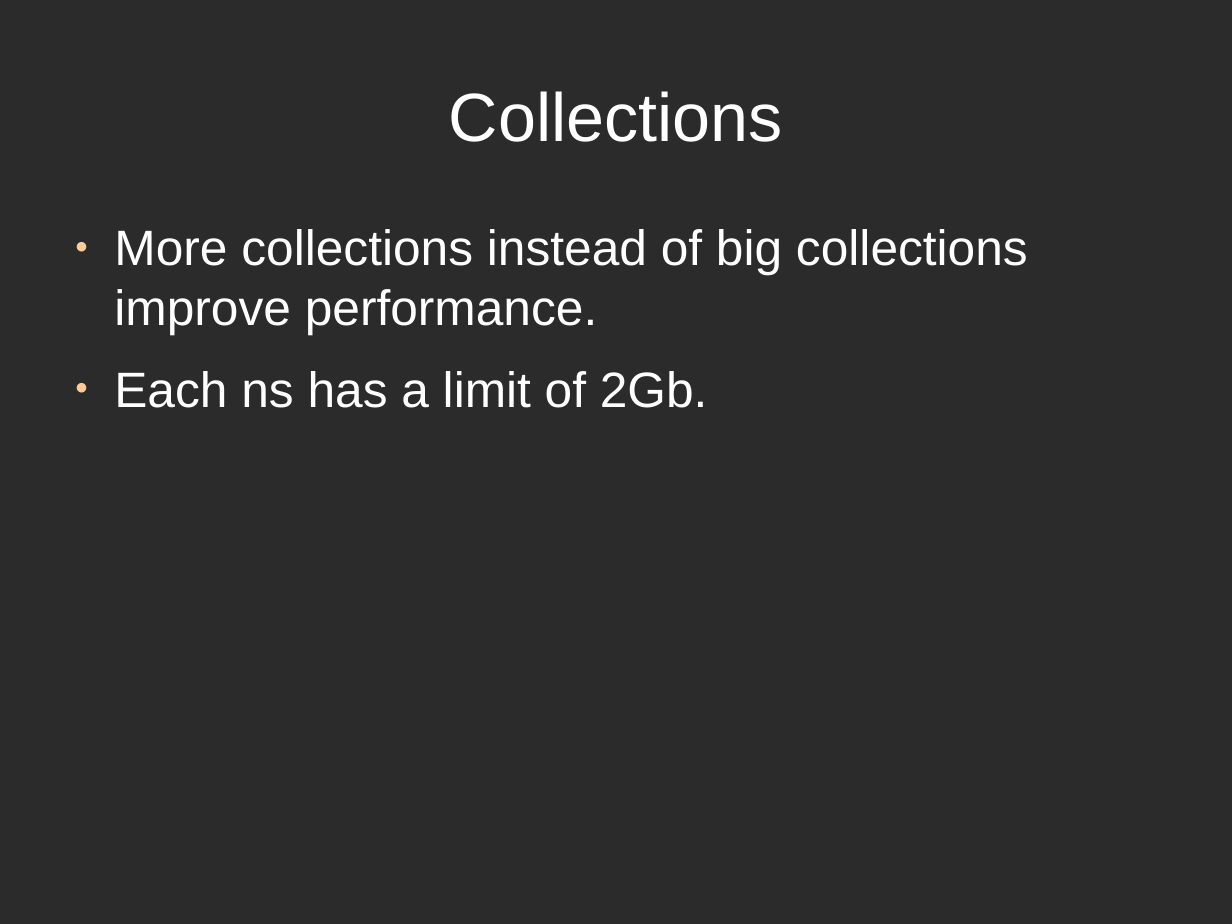
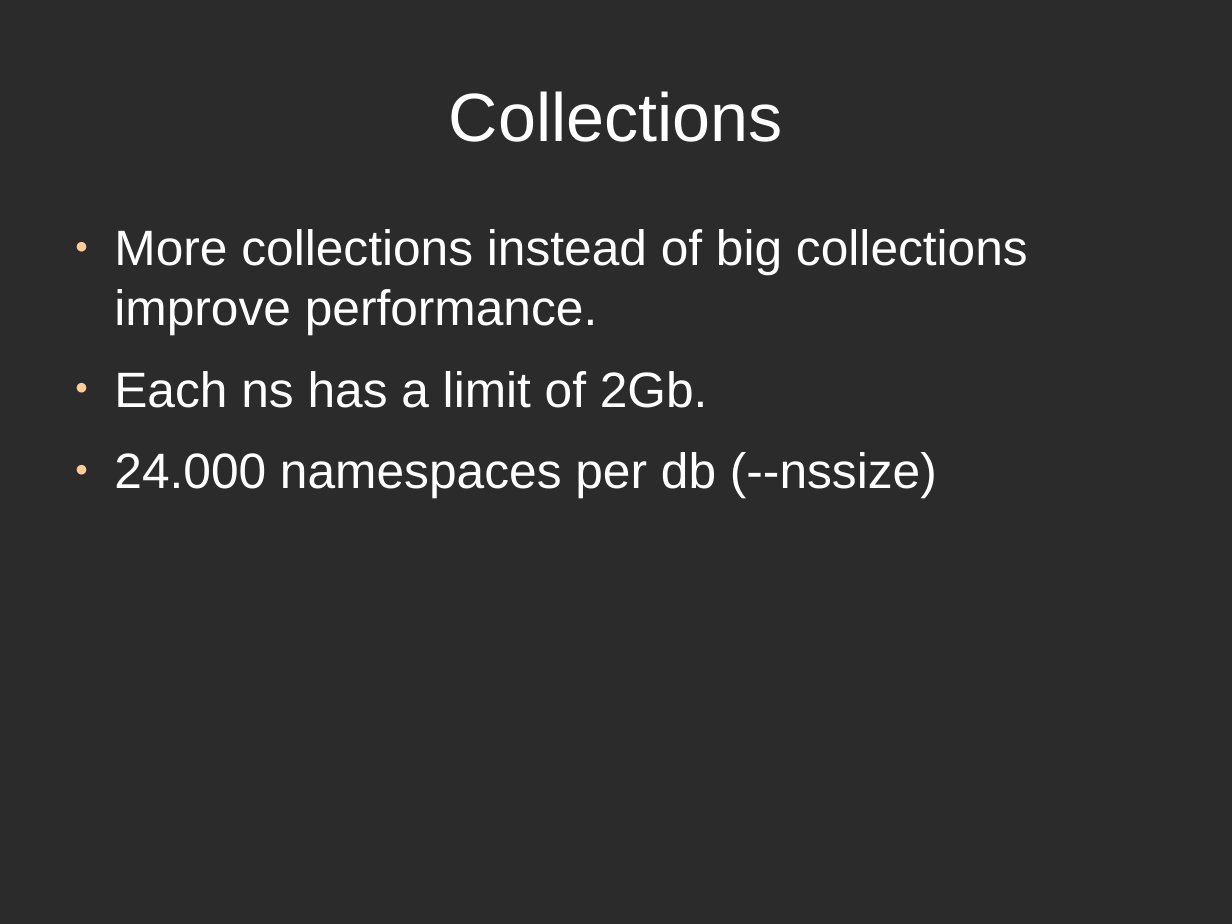
Before and after one commit to hecogo/djondb, a slide deck: slide 5 of temp/nosql/Prez_1_3.odp. Drawn at 1232x924 pixels with LibreOffice and Linux fonts; fonts in the diff are those of the drawing; background and template pictures are left out; a plain dark background stands for a picture behind light text. Boxes give left, top, right and bottom in pixels: in the first picture for what was removed or moved away, otherwise in the second. Text is boxed around its words. In the diff, an @@ line names an element or a change of style, - is before the commit and + after.

```diff
--- a/temp/nosql/Prez_1_3.odp
+++ b/temp/nosql/Prez_1_3.odp
@@ text at [114, 452, 937, 498]: paragraph added @@
+● 24.000 namespaces per db (--nssize)
```
Also in this commit, not shown: 1 other file.
